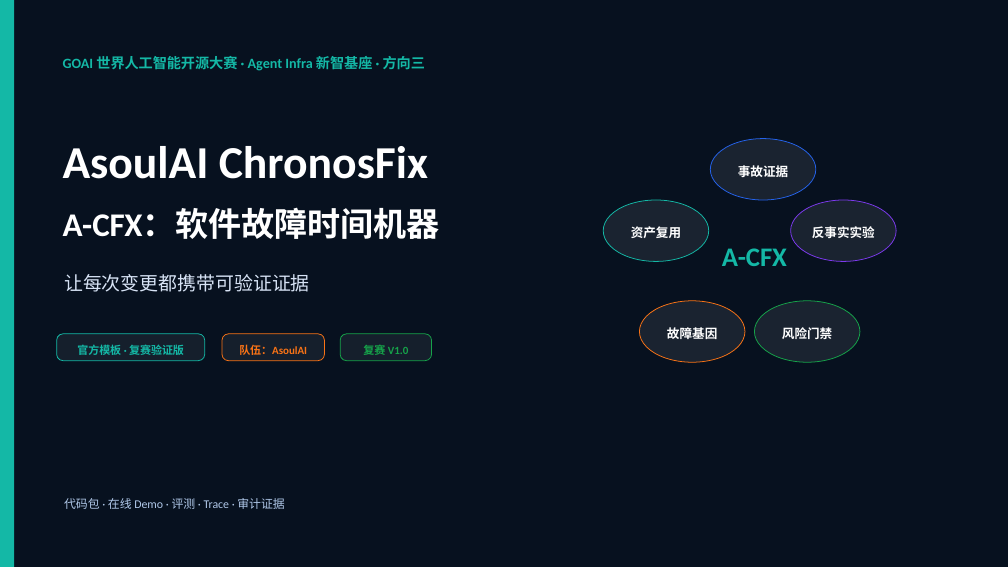
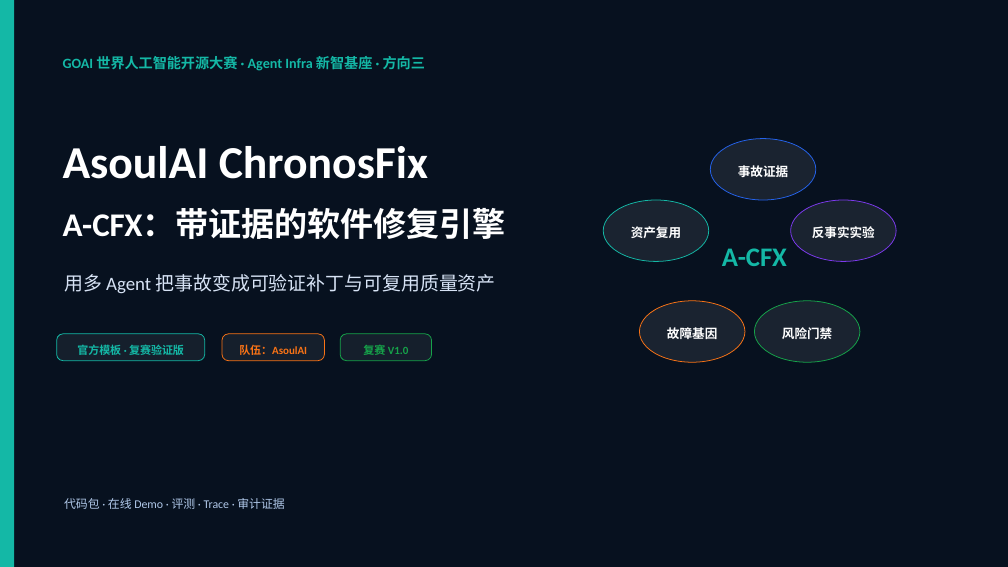
Before and after one commit to ASOUL-Official/asoulai-chronosfix, a slide deck: slide 1 of submission/ChronosFix_复赛方案.pptx. Drawn at 1008x567 pixels with LibreOffice and Linux fonts; fonts in the diff are those of the drawing. Boxes give left, top, right and bottom in pixels: in the first picture for what was removed or moved away, otherwise in the second. Text is boxed around its words. In the diff, an @@ line names an element or a change of style, - is before the commit and + after.

```diff
--- a/submission/ChronosFix_复赛方案.pptx
+++ b/submission/ChronosFix_复赛方案.pptx
@@ text at box(63, 209, 506, 239): text changed @@
-A-CFX：软件故障时间机器
+A-CFX：带证据的软件修复引擎
@@ text at box(64, 274, 496, 294): text changed @@
-让每次变更都携带可验证证据
+用多 Agent 把事故变成可验证补丁与可复用质量资产
```
Also in this commit, not shown: 11 other slides changed, 21 other files.
